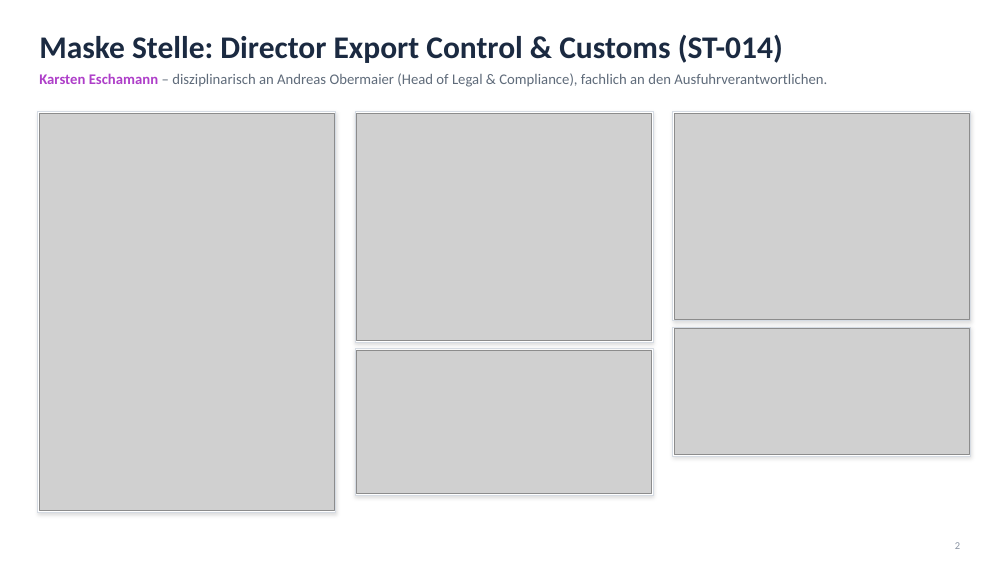
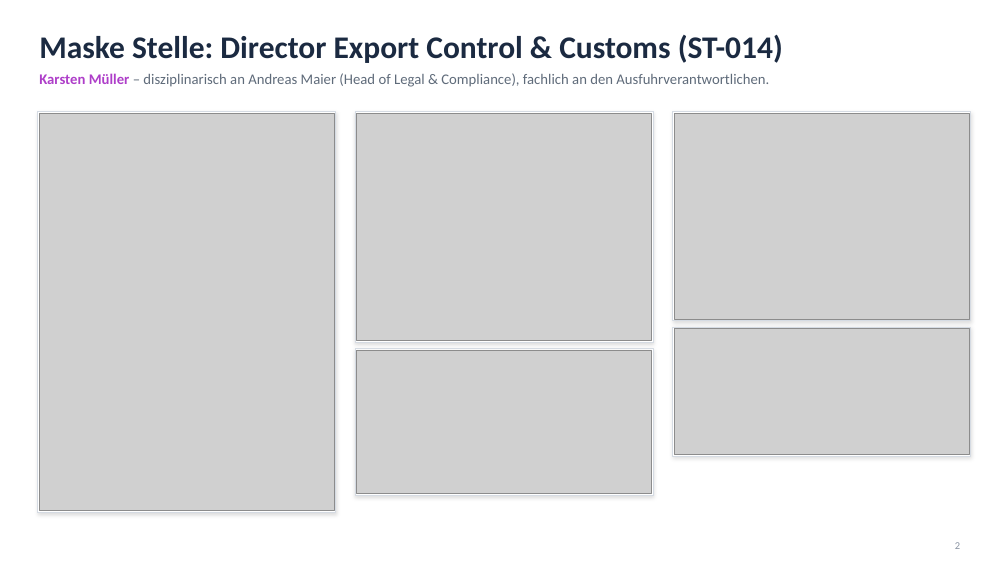
Before and after one commit to anOBdrMRas/GRC2, a slide deck: slide 2 of docs/folien-organisationsmodell.pptx. Drawn at 1008x567 pixels with LibreOffice and Linux fonts; fonts in the diff are those of the drawing; grey boxes stand for pictures. Boxes give left, top, right and bottom in pixels: in the first picture for what was removed or moved away, otherwise in the second. Text is boxed around its words. In the diff, an @@ line names an element or a change of style, - is before the commit and + after.

```diff
--- a/docs/folien-organisationsmodell.pptx
+++ b/docs/folien-organisationsmodell.pptx
@@ text at box(39, 73, 769, 87): text changed @@
-Karsten Eschamann – disziplinarisch an Andreas Obermaier (Head of Legal & Compliance), fachlich an den Ausfuhrverantwortlichen.
+Karsten Müller – disziplinarisch an Andreas Maier (Head of Legal & Compliance), fachlich an den Ausfuhrverantwortlichen.
```
Also in this commit, not shown: 3 other slides changed, 1 other file.
